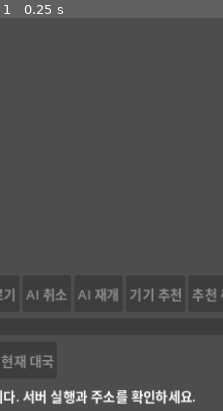
Above: before the commit, frame 1.
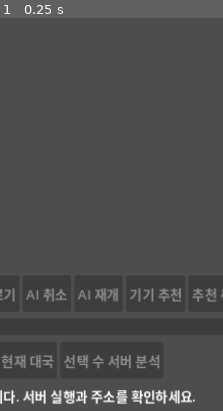
Above: after the commit, the same moment.

Repository: YU-Kangg/janggiAI
Game: Godot game, scene res://main.tscn
Same seed, same stepped clock (60 frames per second), same inputs: the game is played once before the commit and once after it.
Inputs:
- Up to frame 1 (0.25 s): no input
The pictures show only the part of the screen within x 33-83%, y 50-100%; the shares and areas given below are measured in that part.

The runs differ from the first frame. In frame 1, 0.5% of the frame differs, in the area x 29-72%, y 85-90%.

Commit message:
feat(review): Godot 한 수 분석 결과 표시

Diff:
--- a/godot/main.gd
+++ b/godot/main.gd
@@ -19,6 +19,8 @@
 var review: Dictionary = {}
 var history := OptionButton.new()
 var review_buttons: Array[Button] = []
+var review_analysis_button := Button.new()
+var review_analysis: Dictionary = {}
 var device_engine = LocalEngine.new()
 var device_recommend := Button.new()
 var device_cancel := Button.new()
@@ -85,6 +87,10 @@
 	review_buttons[1].pressed.connect(func(): show_review(view_ply() - 1))
 	review_buttons[2].pressed.connect(func(): show_review(view_ply() + 1))
 	review_buttons[3].pressed.connect(return_live)
+	review_analysis_button.text = "선택 수 서버 분석"
+	review_analysis_button.custom_minimum_size.y = 44
+	review_analysis_button.pressed.connect(start_review_analysis)
+	navigation.add_child(review_analysis_button)
 	message.autowrap_mode = TextServer.AUTOWRAP_WORD_SMART
 	column.add_child(message)
 	new_game_dialog.dialog_text = "공유 중인 현재 대국을 지우고 새 AI 대국을 시작할까요?"
@@ -153,6 +159,14 @@
 		selected = ""
 		render_board()
 		return
+	if current_path == "review-analysis":
+		if not payload.has("playedMove") or not payload.has("recommendedMove") or not payload.get("analysis") is Dictionary:
+			message.text = "복기 분석 응답 형식이 올바르지 않습니다."
+		else:
+			review_analysis = payload
+			message.text = format_review_analysis(payload)
+		render_board()
+		return
 	if not payload.has("fen") or not payload.has("legalMoves"):
 		message.text = "장기 서버 응답이 아닙니다."
 		return
@@ -168,6 +182,7 @@
 	if changed:
 		cancel_device_recommendation(false)
 		review = {}
+		review_analysis = {}
 		selected = ""
 	if current_path != "game" or changed:
 		message.text = ""
@@ -188,6 +203,7 @@
 	if pending or state.is_empty() or ply < 0 or ply > state.moves.size():
 		return
 	cancel_device_recommendation(false)
+	review_analysis = {}
 	selected = ""
 	send("review", {"revision": state.revision, "ply": ply})
 
@@ -196,9 +212,43 @@
 		return
 	cancel_device_recommendation(false)
 	review = {}
+	review_analysis = {}
 	selected = ""
 	message.text = ""
 	render_board()
+
+func start_review_analysis() -> void:
+	if pending or review.is_empty() or view_ply() < 1:
+		return
+	review_analysis = {}
+	message.text = "%d수 서버 분석 중…" % view_ply()
+	send("review-analysis", {"revision": state.revision, "ply": view_ply()})
+
+func display_move(move: String) -> String:
+	var pair := split_move(move)
+	return "%s → %s" % [pair[0], pair[1]] if pair.size() == 2 else move
+
+func format_evaluation(value: Variant) -> String:
+	if not value is Dictionary:
+		return "없음"
+	var evaluation: Dictionary = value.get("evaluation", {})
+	if evaluation.get("unit", "") == "cp":
+		var score := int(evaluation.get("cho", 0))
+		return ("+%dcp" if score >= 0 else "%dcp") % score
+	if evaluation.get("unit", "") == "mate":
+		return "강제승패 %s" % str(evaluation.get("cho", 0))
+	return "없음"
+
+func format_review_analysis(payload: Dictionary) -> String:
+	var analysis: Dictionary = payload.analysis
+	var result := "%d수 · 실제 %s · 추천 %s · 전 %s / 후 %s" % [
+		int(payload.ply), display_move(str(payload.playedMove)), display_move(str(payload.recommendedMove)),
+		format_evaluation(analysis.get("before")), format_evaluation(analysis.get("after")),
+	]
+	if analysis.get("lossCp") != null:
+		return result + " · 손실 %dcp" % int(analysis.lossCp)
+	var reasons := {"terminal": "대국 종료", "mate-score": "강제승패 평가", "analysis-unavailable": "평가 없음"}
+	return result + " · 손실 계산 제외(%s)" % str(reasons.get(analysis.get("lossReason", ""), "사유 미확인"))
 
 func split_move(move: String) -> PackedStringArray:
 	var regex := RegEx.new()
@@ -273,6 +323,7 @@
 	history.disabled = pending or self.state.is_empty()
 	for button in review_buttons:
 		button.disabled = pending or self.state.is_empty()
+	review_analysis_button.disabled = pending or review.is_empty() or view_ply() < 1
 	if state.is_empty():
 		for button in action_buttons:
 			button.disabled = true
@@ -346,3 +397,4 @@
 	review_buttons[1].disabled = pending or view_ply() == 0
 	review_buttons[2].disabled = pending or review.is_empty() or view_ply() >= self.state.moves.size()
 	review_buttons[3].disabled = pending or review.is_empty()
+	review_analysis_button.disabled = pending or review.is_empty() or view_ply() < 1
--- a/godot/smoke.gd
+++ b/godot/smoke.gd
@@ -50,6 +50,14 @@
 	app.show_review(1)
 	await wait_idle()
 	check(app.review.moves.size() == 1 and app.state.fen == live_fen, "middle position")
+	check(not app.review_analysis_button.disabled, "played move can request server analysis")
+	app.start_review_analysis()
+	await wait_idle()
+	check(not app.review_analysis.is_empty(), "server review analysis response")
+	check(app.review_analysis.playedMove == "a4b4", "analysis targets selected move")
+	check(app.review_analysis.analysis.before.evaluation.unit == "cp", "before evaluation")
+	check(app.review_analysis.analysis.after.evaluation.unit == "cp", "after evaluation")
+	check(app.message.text.contains("손실"), "analysis result display")
 	app.show_review(2)
 	await wait_idle()
 	check(app.review.fen == live_fen, "last review position")
Not shown, changed: PROGRESS.md
Not shown, changed: SERVER_REVIEW_NOTES.md
Not shown, changed: godot/README.md
Not shown, changed: test/godot.test.js
